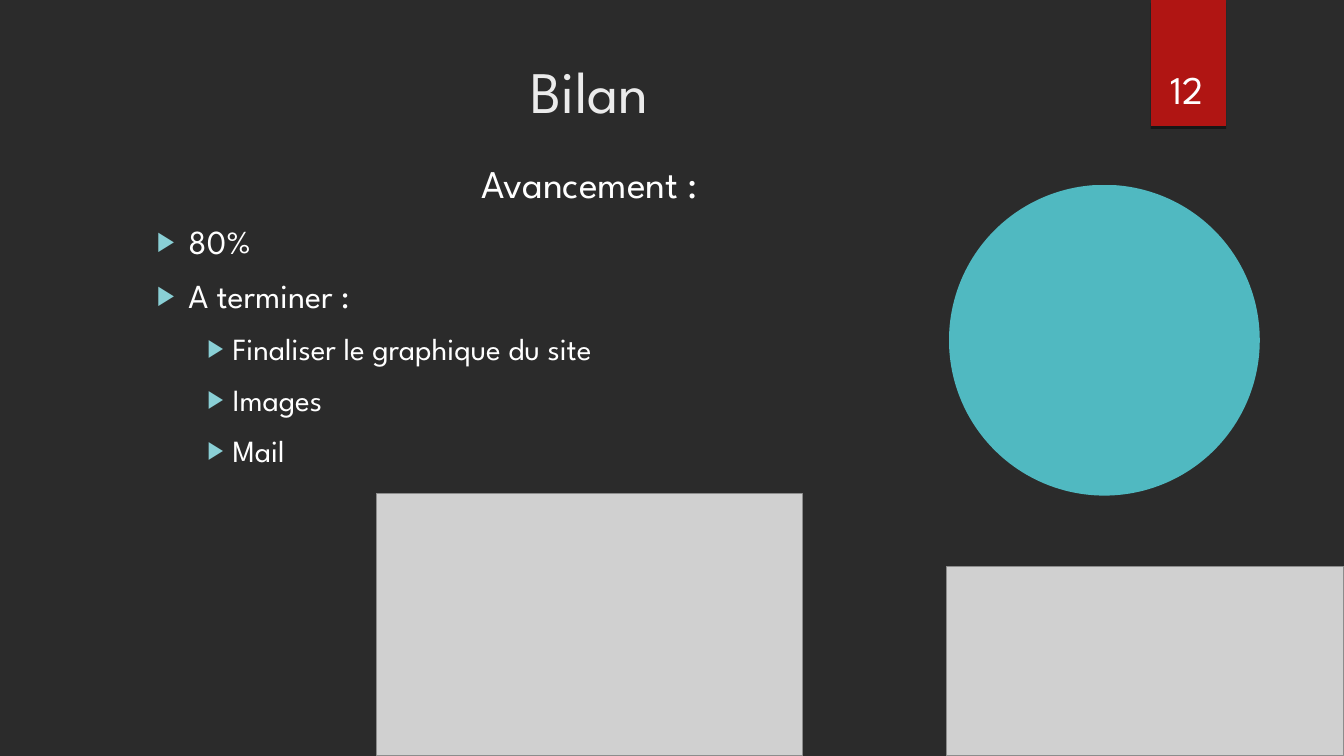
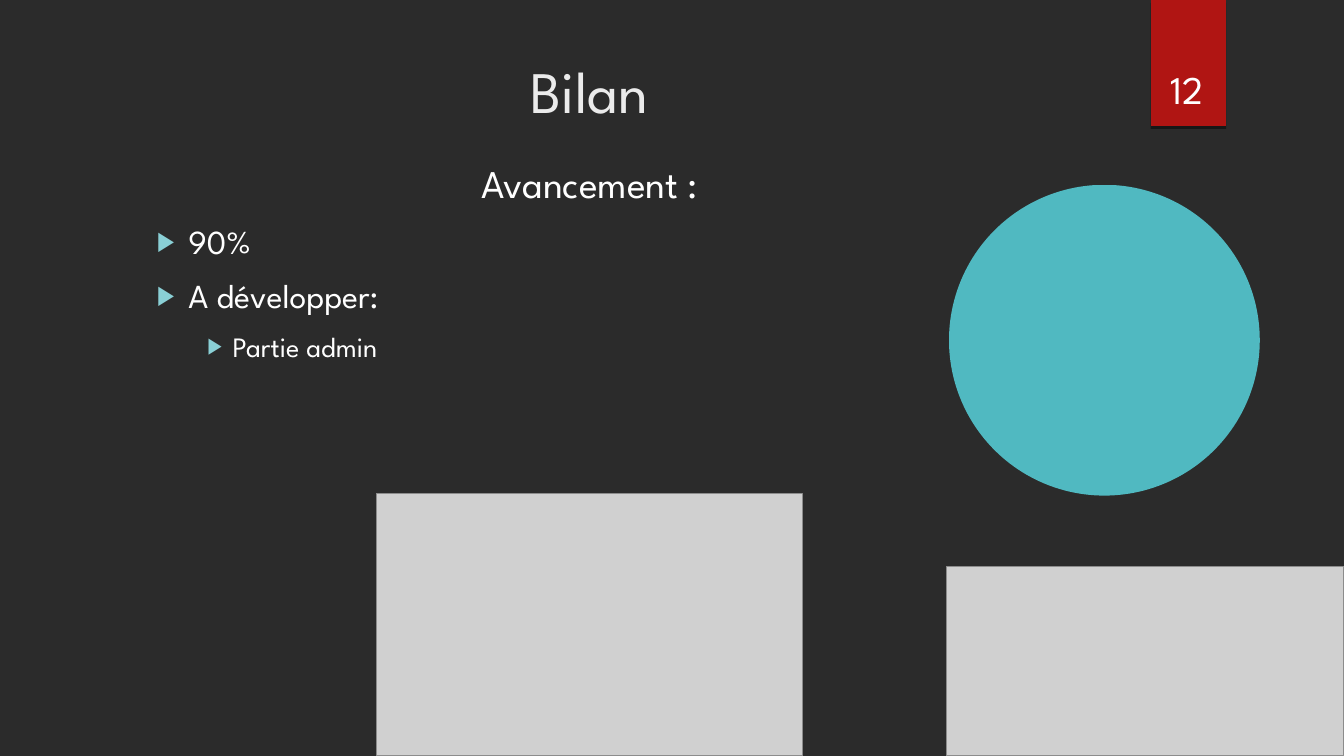
Before and after one commit to mistermania/leasen, a slide deck: slide 12 of Documents/Soutenance de projet.odp. Drawn at 1344x756 pixels with LibreOffice and Linux fonts; fonts in the diff are those of the drawing; grey boxes stand for pictures; background and template pictures are left out; a plain dark background stands for a picture behind light text. Boxes give left, top, right and bottom in pixels: in the first picture for what was removed or moved away, otherwise in the second. Text is boxed around its words. In the diff, an @@ line names an element or a change of style, - is before the commit and + after.

```diff
--- a/Documents/Soutenance de projet.odp
+++ b/Documents/Soutenance de projet.odp
@@ text at [188, 231, 379, 358]: text changed; size 22 to 24 pt @@
-  ▶ 80%
-  ▶ A terminer :
-    ▶ Finaliser le graphique du site
-    ▶ Images
-    ▶ Mail
+  ▶ 90%
+  ▶ A développer:
+    ▶ Partie admin
```
Also in this commit, not shown: 1 other file.
